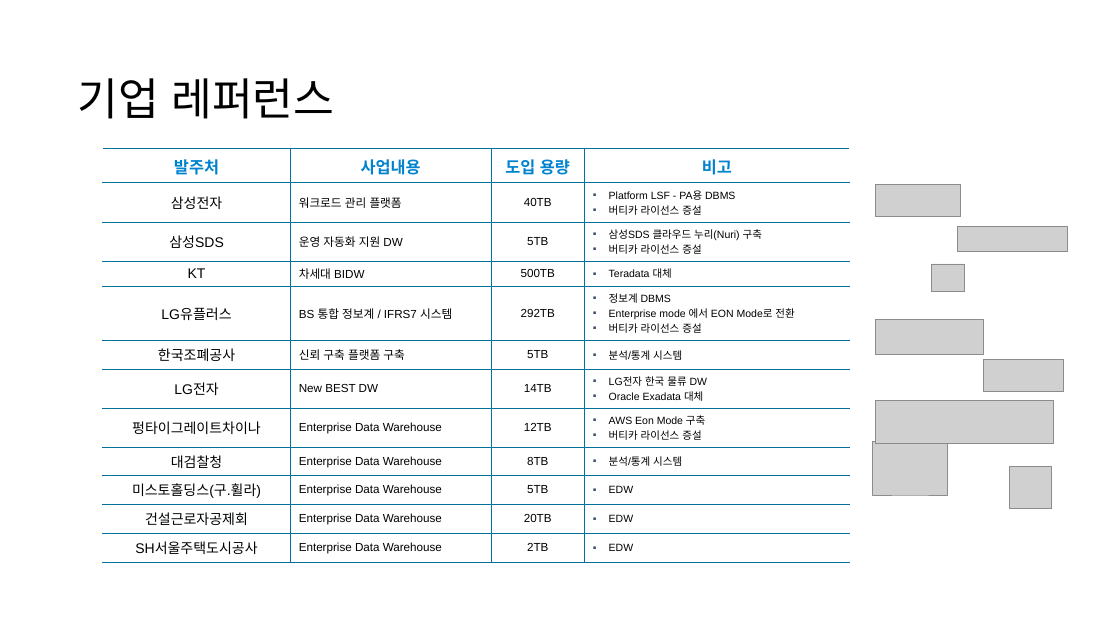
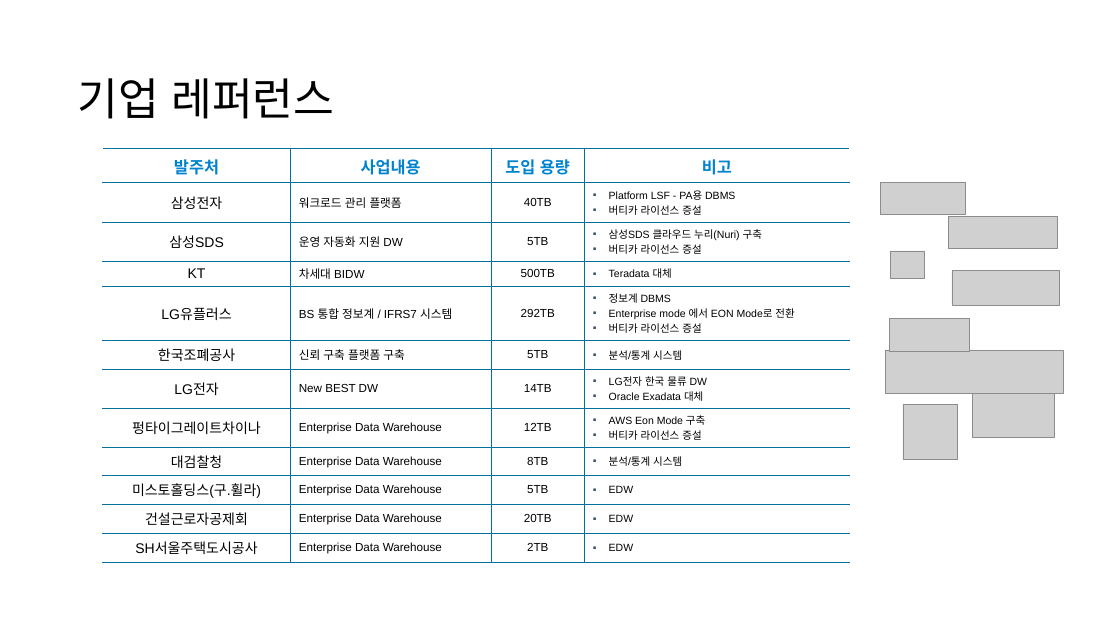
Before and after one commit to JIN0326/vertica_blog, a slide deck: slide 3 of 99ref/버티카_국내레퍼런스.pptx. Drawn at 1120x630 pixels with LibreOffice and Linux fonts; fonts in the diff are those of the drawing; grey boxes stand for pictures; background and template pictures are left out. Boxes give left, top, right and bottom in pixels: in the first picture for what was removed or moved away, otherwise in the second. Text is boxed around its words. In the diff, an @@ line names an element or a change of style, - is before the commit and + after.

```diff
--- a/99ref/버티카_국내레퍼런스.pptx
+++ b/99ref/버티카_국내레퍼런스.pptx
@@ picture moved from (x1=875, y1=185, x2=960, y2=217) to (x1=881, y1=182, x2=965, y2=214) @@
@@ picture resized from (x1=958, y1=227, x2=1067, y2=252) to (x1=949, y1=217, x2=1058, y2=248) @@
@@ picture moved from (x1=931, y1=264, x2=965, y2=292) to (x1=891, y1=251, x2=924, y2=279) @@
@@ picture moved from (x1=875, y1=319, x2=984, y2=355) to (x1=952, y1=271, x2=1060, y2=306) @@
@@ picture moved from (x1=984, y1=360, x2=1064, y2=392) to (x1=889, y1=318, x2=969, y2=351) @@
@@ picture moved from (x1=875, y1=401, x2=1054, y2=444) to (x1=886, y1=351, x2=1064, y2=394) @@
@@ picture resized from (x1=873, y1=442, x2=949, y2=495) to (x1=973, y1=379, x2=1055, y2=437) @@
@@ picture resized from (x1=1009, y1=466, x2=1052, y2=509) to (x1=903, y1=405, x2=958, y2=460) @@
```
Also in this commit, not shown: 2 other slides changed, 6 other files.
